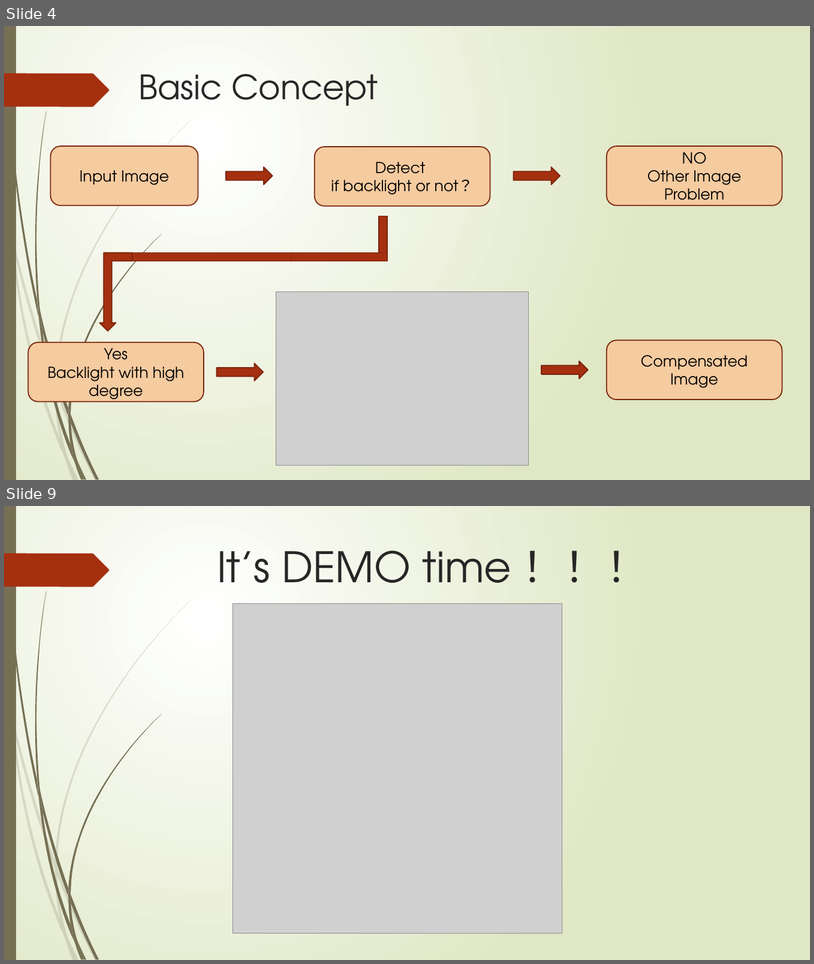
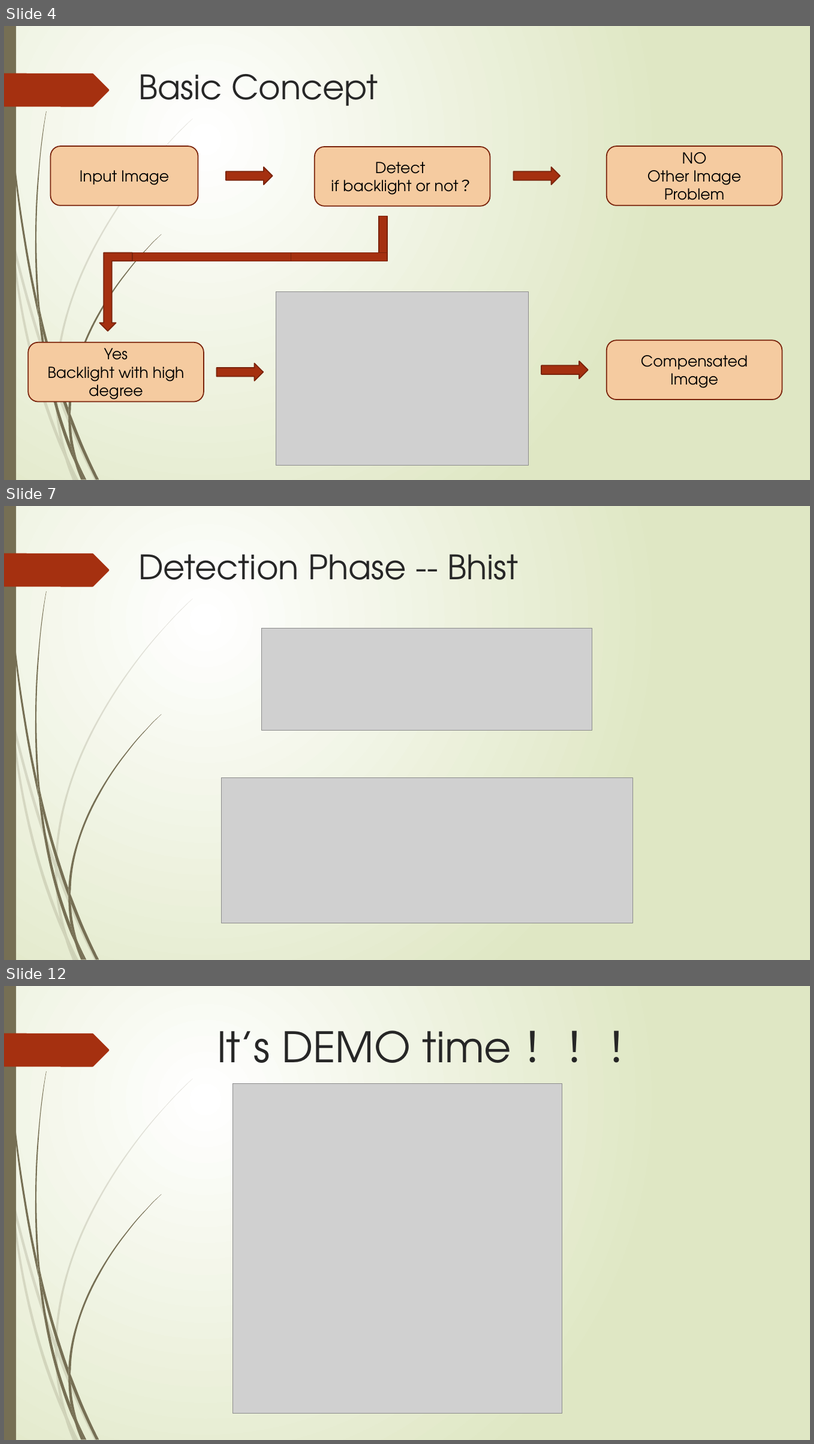
Before and after one commit to tedio85/Image-Processing-Final, a slide deck: DIP – Final Project.pptx. Shown one above the other, each under a label of ours: slides 4 and 9 before the commit, slides 4, 7 and 12 after it; the slides between them are not shown. The pictures are 814x964 and 814x1444 pixels, drawn with LibreOffice and Linux fonts; fonts in the diff are those of the drawing; grey boxes stand for pictures. Boxes give left, top, right and bottom in pixels: in the first picture for what was removed or moved away, otherwise in the second. Text is boxed around its words. In the diff, an @@ line names an element or a change of style, - is before the commit and + after.

```diff
--- a/DIP – Final Project.pptx
+++ b/DIP – Final Project.pptx
@@ slide 7 added at (x1=4, y1=506, x2=810, y2=960), background gradient #FFFFFF to #DFE8C4; not listed: 24 template elements that a slide beside it also shows @@
@@ text added at (x1=138, y1=554, x2=519, y2=580), 40 pt, text #262626 @@
+Detection Phase -- Bhist
@@ picture added at (x1=263, y1=628, x2=593, y2=730) @@
@@ picture added at (x1=222, y1=778, x2=634, y2=923) @@
@@ what was slide 9 is now slide 12 @@
```
Also in this commit, not shown: 4 slides changed, 3 other slides added, 4 other files.
